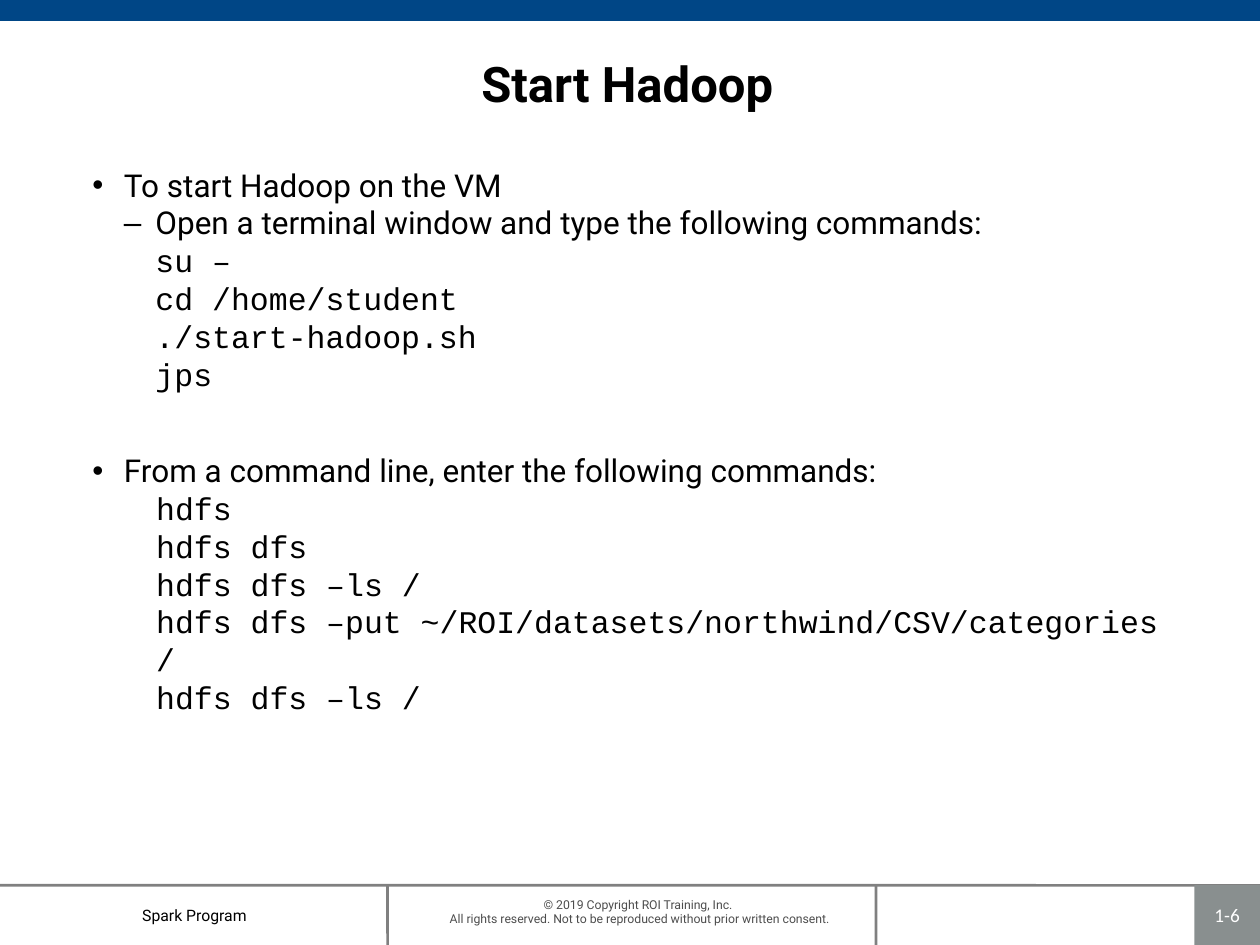
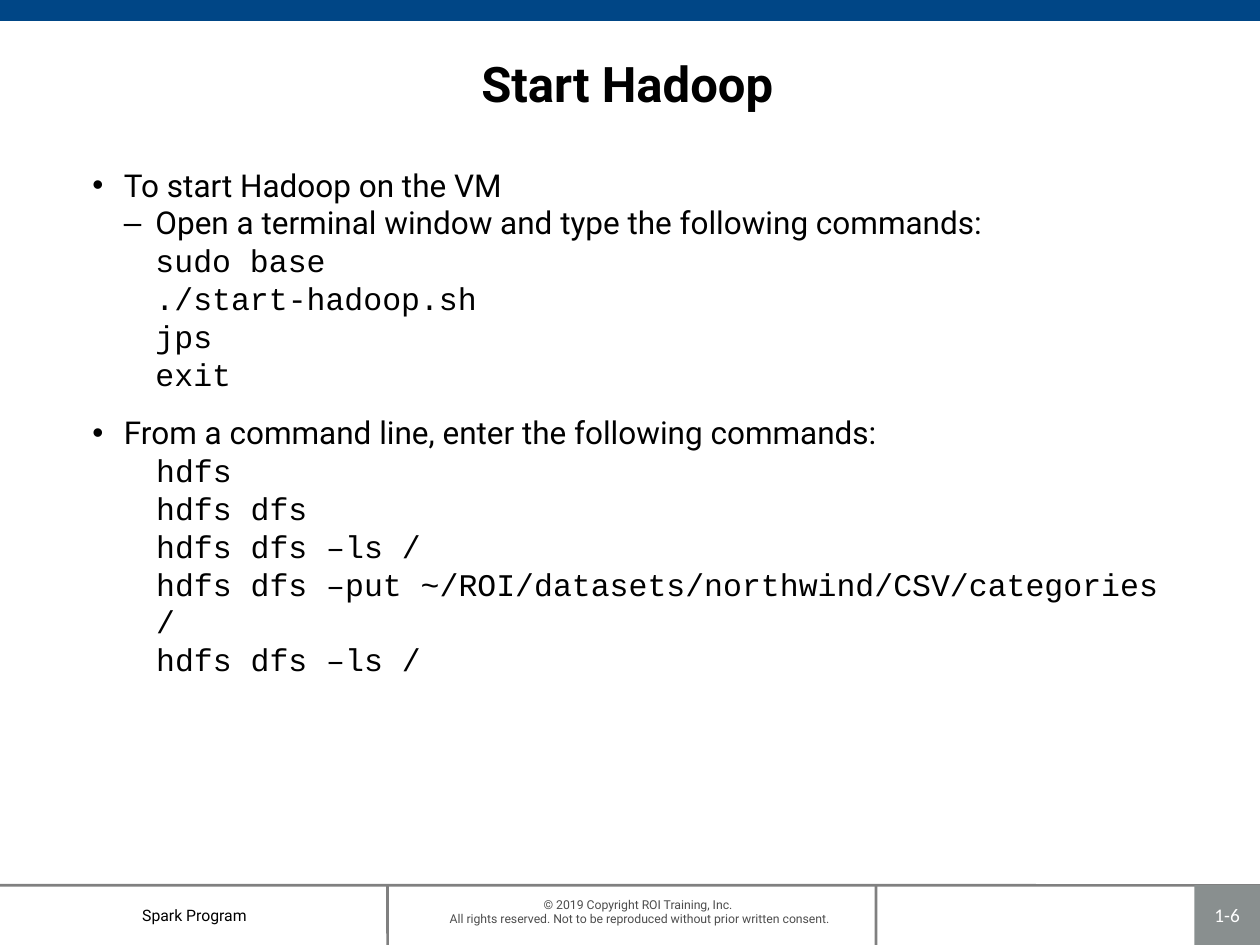
Before and after one commit to roitraining/SparkProgram, a slide deck: slide 6 of Day1/Ch01_HDFS.pptx. Drawn at 1260x945 pixels with LibreOffice and Linux fonts; fonts in the diff are those of the drawing; background and template pictures are left out. Boxes give left, top, right and bottom in pixels: in the first picture for what was removed or moved away, otherwise in the second. Text is boxed around its words. In the diff, an @@ line names an element or a change of style, - is before the commit and + after.

```diff
--- a/Day1/Ch01_HDFS.pptx
+++ b/Day1/Ch01_HDFS.pptx
@@ text at (155,250,326,273): text changed @@
-    su –
-    cd /home/student
+    sudo base
@@ text at (155,325,231,387): text changed @@
-    jps
+    jps
+    exit
```
Also in this commit, not shown: 1 other file.
